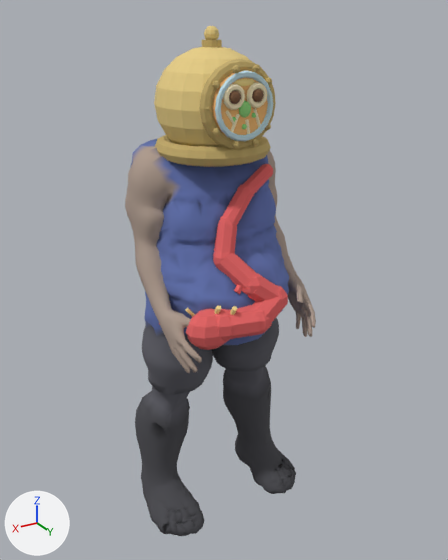
Renders of the glTF model assets/models/characters/phoboman_parts/phoboman_skinned.glb from each side of a commit.
Before and after are seen from a camera (50 mm lens) standing at (1.047, 1.889, 1.834) and looking at (-0.014, 0.12, 0.95). Every picture has the same lights, and +X, +Y and +Z are marked at lower left. The first picture is the older version. Vertices at exactly the same position are counted once.

The first picture shows 'Phoboman'.
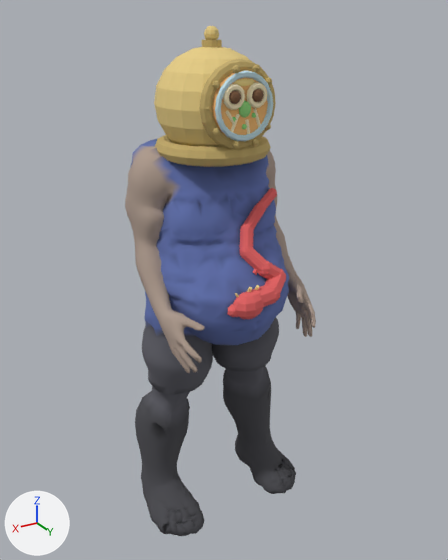
Patch to the scene script:
```diff
--- a/assets/models/characters/phoboman_parts/phoboman_skinned.glb.py
+++ b/assets/models/characters/phoboman_parts/phoboman_skinned.glb.py
@@ me_phoboman @@
-me_phoboman.from_pydata(...)  # 8003 vertices, 15797 faces; spans x -0.33..0.33, y -0.16..0.43, z 0.0..1.8
+me_phoboman.from_pydata(...)  # 8003 vertices, 15797 faces; spans x -0.33..0.33, y -0.16..0.41, z 0.0..1.8
+# me_phoboman part 1: the loose piece of 16 vertices spanning x -0.18..-0.04, y 0.13..0.22, z 1.26..1.36 is scaled about its middle by (0.669, 0.783, 0.668), then moved by (-0.03, 0.03, -0.06)
+# me_phoboman part 2: the loose piece of 16 vertices spanning x -0.07..0.06, y 0.17..0.26, z 1.18..1.31 is multiplied about its middle by the matrix ((0.64, 0.147, 0.022), (-0.145, 0.638, -0.06), (-0.035, 0.053, 0.654)), then moved by (-0.06, 0.02, -0.04)
+# me_phoboman part 3: the loose piece of 16 vertices spanning x 0.01..0.11, y 0.2..0.3, z 1.08..1.21 is multiplied about its middle by the matrix ((0.647, -0.232, -0.083), (0.231, 0.652, -0.027), (0.087, -0.003, 0.687)), then moved by (-0.08, 0.01, -0.01)
+# me_phoboman part 4: the loose piece of 16 vertices spanning x -0.02..0.1, y 0.23..0.37, z 0.99..1.13 is scaled about its middle by (0.664, 0.625, 0.664), then moved by (-0.07, -0.01, 0.02)
+# me_phoboman part 5: the loose piece of 16 vertices spanning x -0.09..0.04, y 0.3..0.4, z 0.93..1.05 is multiplied about its middle by the matrix ((0.637, -0.167, -0.018), (0.164, 0.633, -0.082), (0.038, 0.075, 0.654)), then moved by (-0.05, -0.03, 0.04)
+# me_phoboman part 6: the loose piece of 16 vertices spanning x -0.09..0.04, y 0.32..0.42, z 0.87..1.0 is multiplied about its middle by the matrix ((0.589, -0.364, -0.203), (0.408, 0.576, 0.15), (0.087, -0.237, 0.676)), then moved by (-0.05, -0.03, 0.06)
+# me_phoboman part 7: the loose piece of 16 vertices spanning x 0.0..0.14, y 0.3..0.42, z 0.86..0.96 is multiplied about its middle by the matrix ((0.575, -0.29, -0.023), (0.271, 0.516, 0.273), (-0.104, -0.254, 0.583)), then moved by (-0.08, 0.0, 0.07)
+# me_phoboman part 8: the loose piece of 34 vertices spanning x -0.08..-0.02, y 0.17..0.23, z 1.26..1.32 is scaled about its middle by 0.667, then moved by (-0.04, 0.03, -0.05)
+# me_phoboman part 9: the loose piece of 34 vertices spanning x 0.01..0.07, y 0.2..0.26, z 1.16..1.23 is scaled about its middle by 0.667, then moved by (-0.07, 0.01, -0.02)
+# me_phoboman part 10: the loose piece of 34 vertices spanning x 0.04..0.11, y 0.23..0.3, z 1.06..1.14 is scaled about its middle by 0.667, then moved by (-0.08, 0.01, 0.01)
+# me_phoboman part 11: the loose piece of 34 vertices spanning x -0.03..0.06, y 0.33..0.43, z 0.86..0.96 is scaled about its middle by 0.667, then moved by (-0.07, -0.02, 0.07)
+# me_phoboman part 12: the loose piece of 34 vertices spanning x 0.07..0.17, y 0.29..0.39, z 0.85..0.96 is scaled about its middle by 0.667, then moved by (-0.1, 0.03, 0.07)
+# me_phoboman part 13: the loose piece of 52 vertices spanning x 0.07..0.24, y 0.25..0.38, z 0.82..0.96 is scaled about its middle by 0.667, then moved by (-0.11, 0.05, 0.08)
+# me_phoboman part 14: the loose piece of 12 vertices spanning x 0.09..0.11, y 0.35..0.39, z 0.93..0.98 is moved by (-0.09, -0.01, 0.06)
+# me_phoboman part 15: the loose piece of 12 vertices spanning x 0.14..0.15, y 0.32..0.36, z 0.93..0.98 is moved by (-0.11, 0.02, 0.06)
+# me_phoboman part 16: the loose piece of 12 vertices spanning x 0.17..0.22, y 0.26..0.28, z 0.9..0.96 is scaled about its middle by 0.667, then moved by (-0.13, 0.09, 0.07)
+# me_phoboman part 17: the loose piece of 12 vertices spanning x 0.02..0.07, y 0.31..0.34, z 0.99..1.05 is scaled about its middle by (0.667, 0.706, 0.668), then moved by (-0.08, -0.02, 0.03)
+# me_phoboman part 18: 102 of 8003 vertices moved; they spanned x -0.11..0.27, y 0.12..0.41, z 0.84..1.06 and now span x -0.13..0.12, y 0.29..0.38, z 0.93..1.08; mean shift (-0.08, 0.05, 0.06); largest move (0.25, 0.13, 0.86) -> (0.1, 0.35, 0.97)
+# me_phoboman part 19: 628 kept faces spanning x -0.21..0.26, y 0.08..0.37, z 0.77..1.39 get new vertex colours; the middle colour goes from blue #5a69a1 to blue #6170ad
+# other edits to the shape of me_phoboman do not show in these pictures
 me_phoboman.materials.append(mat_heroskin)
```

Location of each change, [x1, y1, x2, y2] in pixels of the pictures (448 x 560 px; the box of a moved part takes in the faces that stretch with it):
part 1 of me_phoboman, moved or reshaped: before [244, 165, 273, 194]; after [258, 189, 277, 208]
part 2 of me_phoboman, moved or reshaped: before [222, 187, 253, 224]; after [244, 205, 265, 229]
part 3 of me_phoboman, moved or reshaped: before [214, 224, 237, 255]; after [240, 228, 254, 250]
part 4 of me_phoboman, moved or reshaped: before [216, 252, 257, 290]; after [242, 247, 267, 271]
part 5 of me_phoboman, moved or reshaped: before [248, 276, 280, 302]; after [263, 263, 281, 280]
part 6 of me_phoboman, moved or reshaped: before [252, 296, 286, 326]; after [265, 273, 286, 293]
part 7 of me_phoboman, moved or reshaped: before [228, 305, 261, 339]; after [256, 285, 277, 307]
part 8 of me_phoboman, moved or reshaped: before [239, 184, 254, 196]; after [256, 203, 266, 211]
part 9 of me_phoboman, moved or reshaped: before [218, 217, 237, 226]; after [241, 223, 251, 230]
part 10 of me_phoboman, moved or reshaped: before [213, 251, 229, 266]; after [239, 247, 250, 257]
part 11 of me_phoboman, moved or reshaped: before [253, 306, 272, 335]; after [265, 284, 280, 301]
part 12 of me_phoboman, moved or reshaped: before [215, 309, 232, 341]; after [251, 289, 263, 300]
part 13 of me_phoboman, moved or reshaped: before [186, 309, 227, 350]; after [233, 291, 264, 319]
part 14 of me_phoboman, moved or reshaped: before [230, 306, 237, 315]; after [254, 285, 259, 290]
part 15 of me_phoboman, moved or reshaped: before [214, 305, 221, 314]; after [247, 287, 252, 292]
part 16 of me_phoboman, moved or reshaped: before [186, 308, 195, 317]; after [235, 293, 239, 298]
part 17 of me_phoboman, moved or reshaped: before [234, 284, 243, 294]; after [253, 269, 258, 275]
part 18 of me_phoboman, moved or reshaped: before [159, 273, 288, 325]; after [227, 261, 286, 317]
part 19 of me_phoboman, recoloured: [182, 160, 289, 344] in both
